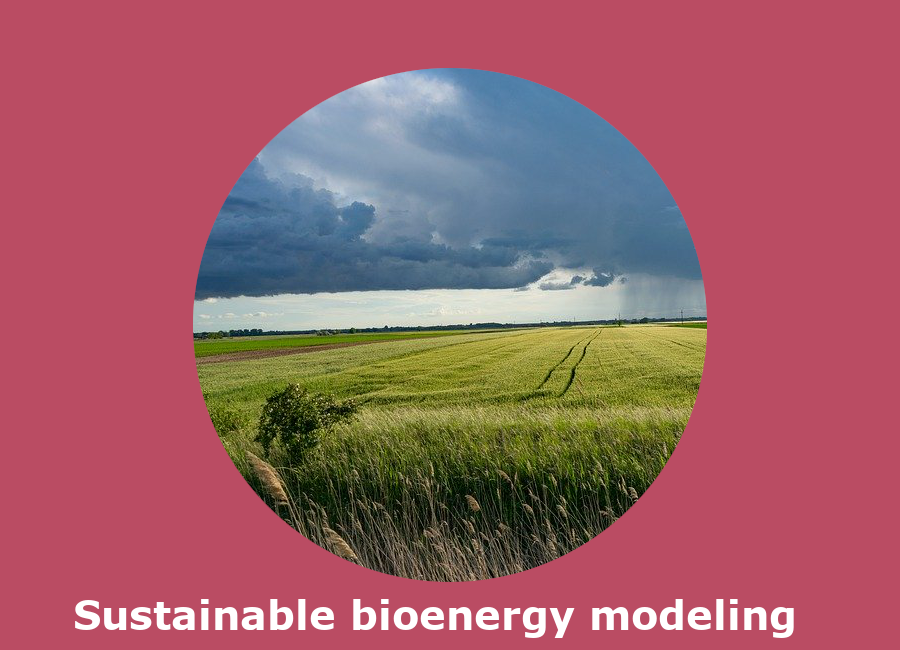
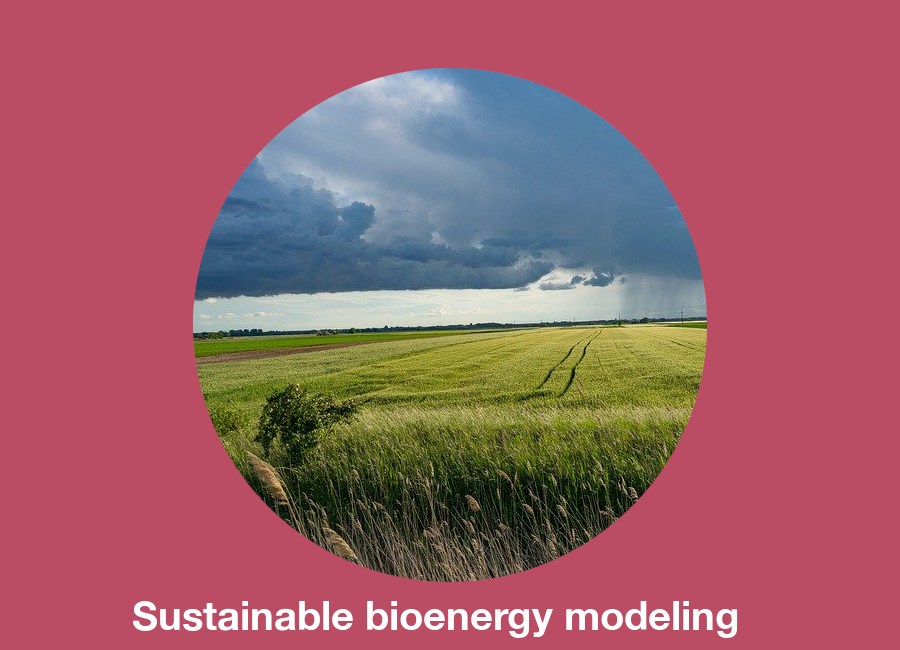
Layered file, before and after one edit (900x650). Changes by layer:
painted on "Sustainable bioenergy modeling..." over [75, 599, 794, 638]
